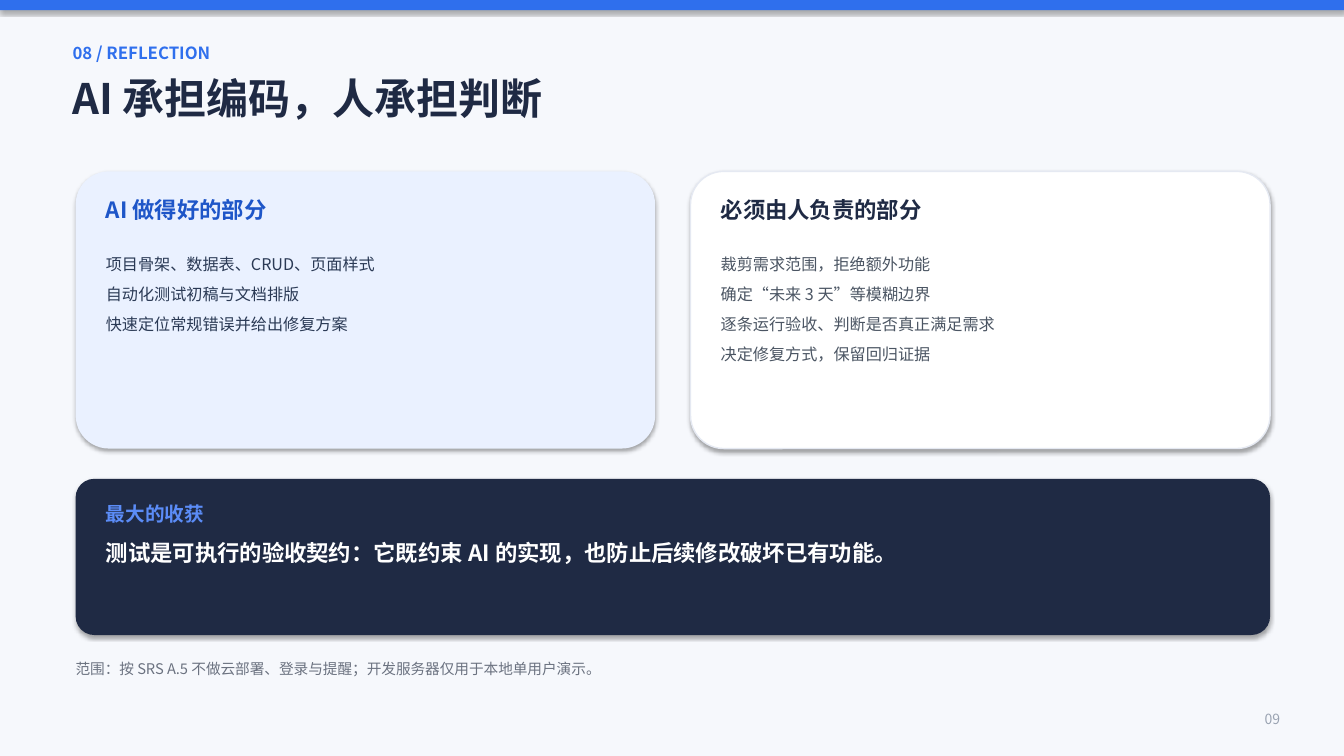
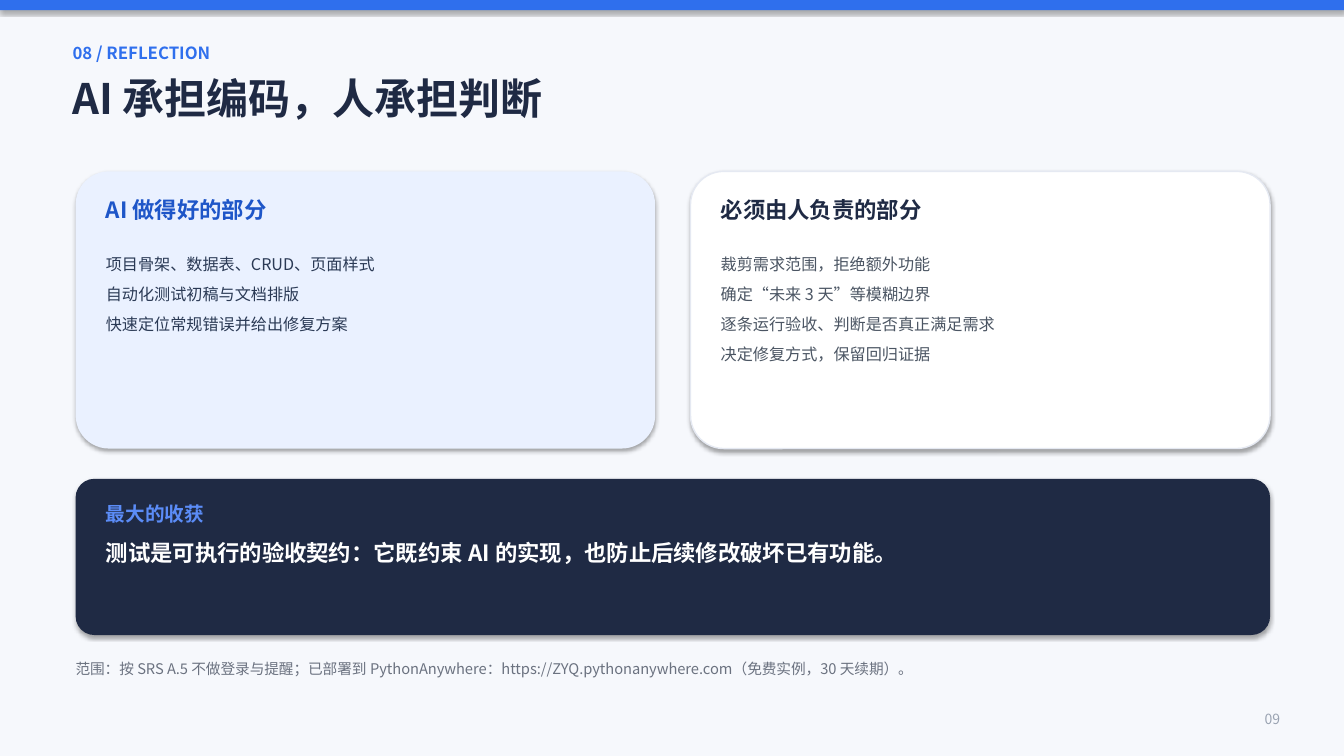
Before and after one commit to yq-wcq/24-2-_242806010229_StudyTask, a slide deck: slide 9 of docs/实验一演示.pptx. Drawn at 1344x756 pixels with LibreOffice and Linux fonts; fonts in the diff are those of the drawing. Boxes give left, top, right and bottom in pixels: in the first picture for what was removed or moved away, otherwise in the second. Text is boxed around its words. In the diff, an @@ line names an element or a change of style, - is before the commit and + after.

Commit message:
feat: deploy to PythonAnywhere and document live URL

```diff
--- a/docs/实验一演示.pptx
+++ b/docs/实验一演示.pptx
@@ text at bbox=[76, 661, 913, 678]: text changed @@
-范围：按 SRS A.5 不做云部署、登录与提醒；开发服务器仅用于本地单用户演示。
+范围：按 SRS A.5 不做登录与提醒；已部署到 PythonAnywhere：https://ZYQ.pythonanywhere.com（免费实例，30 天续期）。
```
Also in this commit, not shown: 3 other slides changed, 6 other files.
